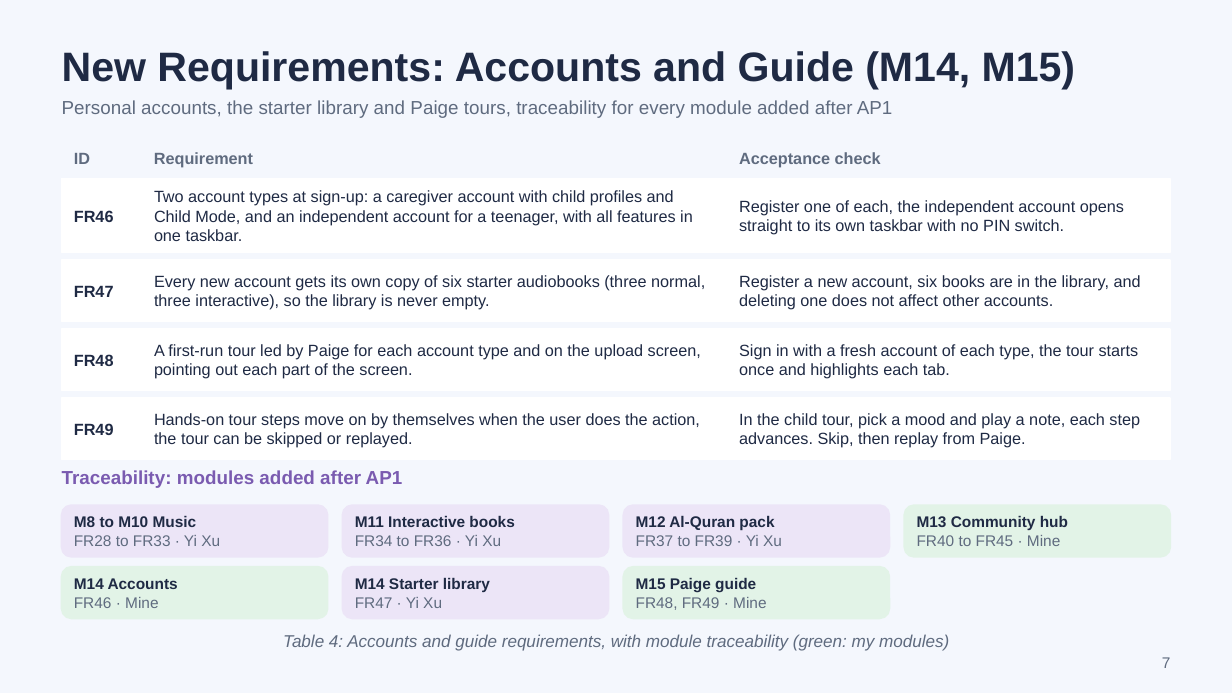
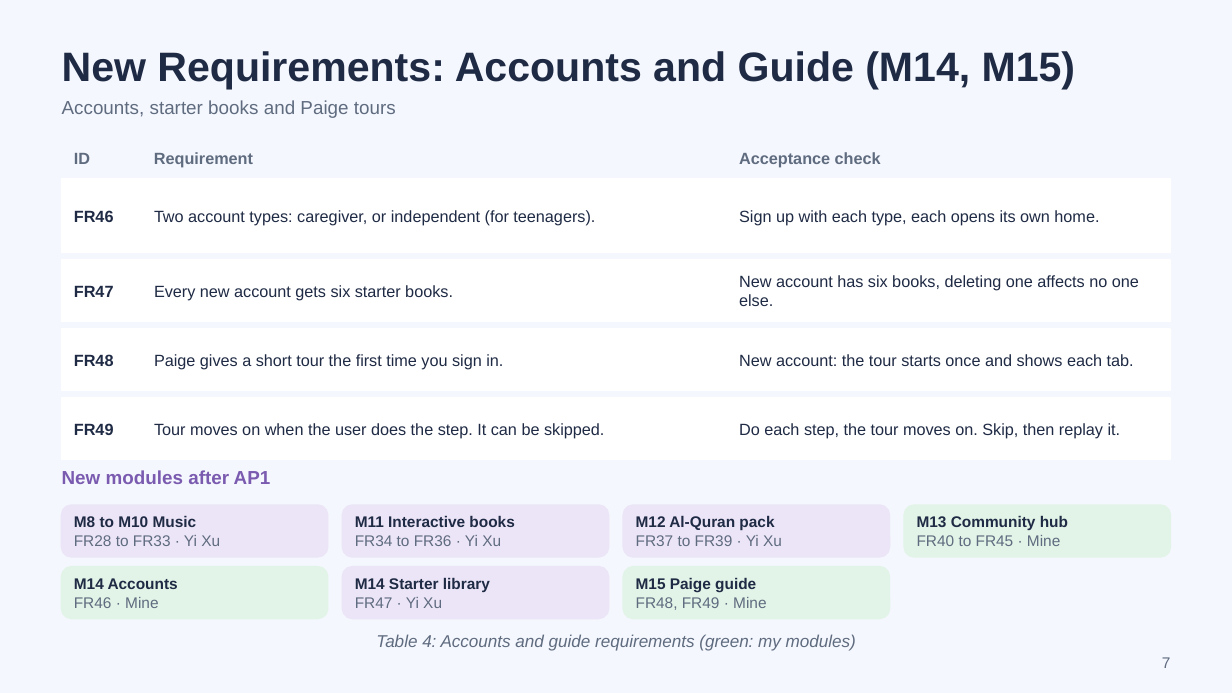
Before and after one commit to scz912/autism_audiobook, a slide deck: slide 7 of deliverables/Visual_Playlist_AP2_Progress.pptx. Drawn at 1232x693 pixels with LibreOffice and Linux fonts; fonts in the diff are those of the drawing. Boxes give left, top, right and bottom in pixels: in the first picture for what was removed or moved away, otherwise in the second. Text is boxed around its words. In the diff, an @@ line names an element or a change of style, - is before the commit and + after.

```diff
--- a/deliverables/Visual_Playlist_AP2_Progress.pptx
+++ b/deliverables/Visual_Playlist_AP2_Progress.pptx
@@ text at [62, 100, 396, 118]: text changed @@
-Personal accounts, the starter library and Paige tours, traceability for every module added after AP1
+Accounts, starter books and Paige tours
@@ text at [154, 210, 595, 225]: text changed @@
-Two account types at sign-up: a caregiver account with child profiles and Child Mode, and an independent account for a teenager, with all features in one taskbar.
+Two account types: caregiver, or independent (for teenagers).
@@ text at [739, 210, 1099, 225]: text changed @@
-Register one of each, the independent account opens straight to its own taskbar with no PIN switch.
+Sign up with each type, each opens its own home.
@@ text at [154, 285, 453, 300]: text changed @@
-Every new account gets its own copy of six starter audiobooks (three normal, three interactive), so the library is never empty.
+Every new account gets six starter books.
@@ text at [739, 275, 1139, 306]: text changed @@
-Register a new account, six books are in the library, and deleting one does not affect other accounts.
+New account has six books, deleting one affects no one else.
@@ text at [154, 354, 503, 369]: text changed @@
-A first-run tour led by Paige for each account type and on the upload screen, pointing out each part of the screen.
+Paige gives a short tour the first time you sign in.
@@ text at [739, 354, 1134, 366]: text changed @@
-Sign in with a fresh account of each type, the tour starts once and highlights each tab.
+New account: the tour starts once and shows each tab.
@@ text at [154, 423, 604, 438]: text changed @@
-Hands-on tour steps move on by themselves when the user does the action, the tour can be skipped or replayed.
+Tour moves on when the user does the step. It can be skipped.
@@ text at [739, 423, 1121, 438]: text changed @@
-In the child tour, pick a mood and play a note, each step advances. Skip, then replay from Paige.
+Do each step, the tour moves on. Skip, then replay it.
@@ text at [62, 470, 271, 484]: text changed @@
-Traceability: modules added after AP1
+New modules after AP1
@@ text at [376, 634, 856, 651]: text changed @@
-Table 4: Accounts and guide requirements, with module traceability (green: my modules)
+Table 4: Accounts and guide requirements (green: my modules)
```
Also in this commit, not shown: 16 other slides changed, 1 other file.
